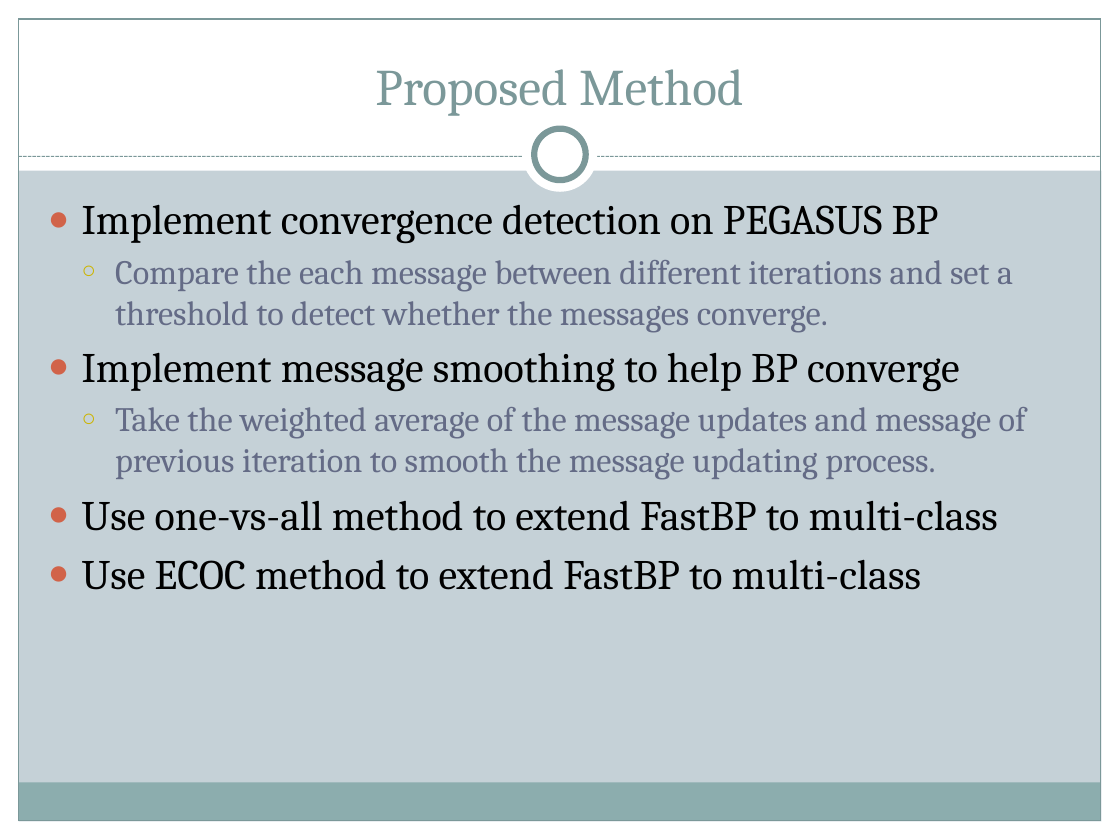
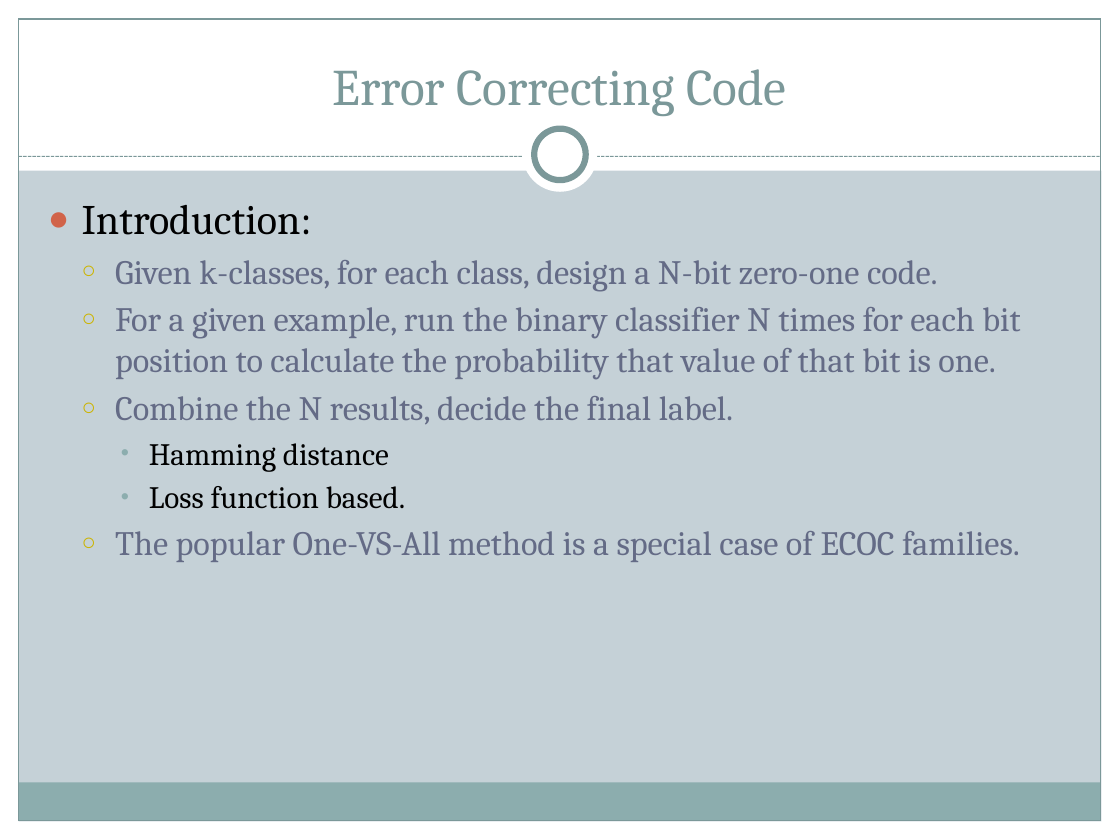
Before and after one commit to lazyplus/826Code, a slide deck: slide 7 of DOC/The Implementation and Application of Multiclass belief propagation on hadoop.pptx (slide 5 before the commit). Drawn at 1120x840 pixels with LibreOffice and Linux fonts; fonts in the diff are those of the drawing. Boxes give left, top, right and bottom in pixels: in the first picture for what was removed or moved away, otherwise in the second. Text is boxed around its words. In the diff, an @@ line names an element or a change of style, - is before the commit and + after.

```diff
--- a/DOC/The Implementation and Application of Multiclass belief propagation on hadoop.pptx
+++ b/DOC/The Implementation and Application of Multiclass belief propagation on hadoop.pptx
@@ title at [332, 69, 787, 116]: text changed @@
-Proposed Method
+Error Correcting Code
@@ text at [82, 205, 1020, 562]: text changed @@
-● Implement convergence detection on PEGASUS BP
-  ○ Compare the each message between different iterations and set a threshold to detect whether the messages converge.
-● Implement message smoothing to help BP converge
-  ○ Take the weighted average of the message updates and message of previous iteration to smooth the message updating process.
-● Use one-vs-all method to extend FastBP to multi-class
-● Use ECOC method to extend FastBP to multi-class
+● Introduction:
+  ○ Given k-classes, for each class, design a N-bit zero-one code.
+  ○ For a given example, run the binary classifier N times for each bit position to calculate the probability that value of that bit is one.
+  ○ Combine the N results, decide the final label.
+    • Hamming distance
+    • Loss function based.
+  ○ The popular One-VS-All method is a special case of ECOC families.
```
Also in this commit, not shown: 4 other slides changed, 2 slides added, 2 slides removed, 3 other files.
